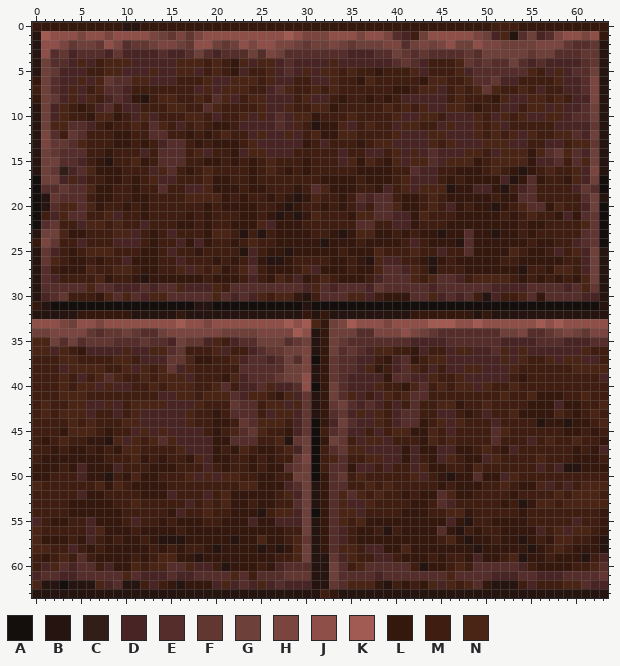
Pixel-art sprite -- Client/bin/Resources/Textures/TileTest/tile192.PNG. Above, as it was before the edit.
The file is 64x64 pixels. Colours within 5 levels of each other are drawn and written as one.
Palette (. is transparent): A #140e0d  B #25140f  C #311e18  D #482524  E #552e2b  F #623732  G #6e403a  H #7b453f  J #8d4f48  K #a25b53  L #34170d  M #3f1d11  N #4a2414
The result:
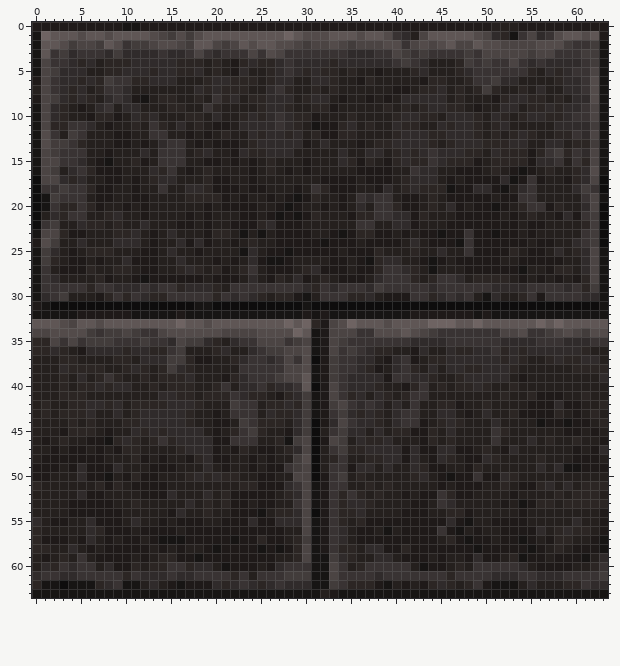
Changes in this commit:
colour A: #140e0d -> #0e0d0d
colour B: #25140f -> #171514
colour D: #482524 -> #302b2b
colour E: #552e2b -> #393333
colour F: #623732 -> #423c3b
colour G: #6e403a -> #4b4443
colour H: #7b453f -> #534b4a
colour J: #8d4f48 -> #5f5655
colour K: #a25b53 -> #6e6362
colour L: #34170d -> #1f1a19
colour M: #3f1d11 -> #25201e
colour N: #4a2414 -> #2c2624
y 16: x 3 C -> M
Changed places in both pictures, as pixel boxes (x1, y1, x2, y2):
changed: (32, 22, 608, 598)
